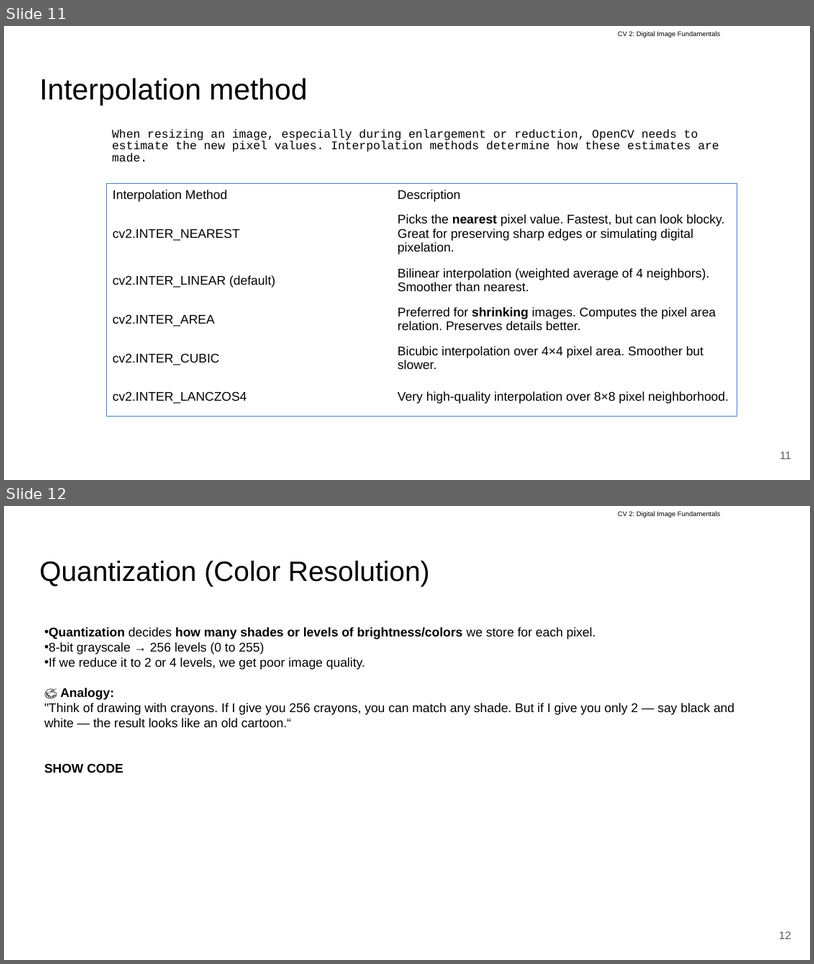
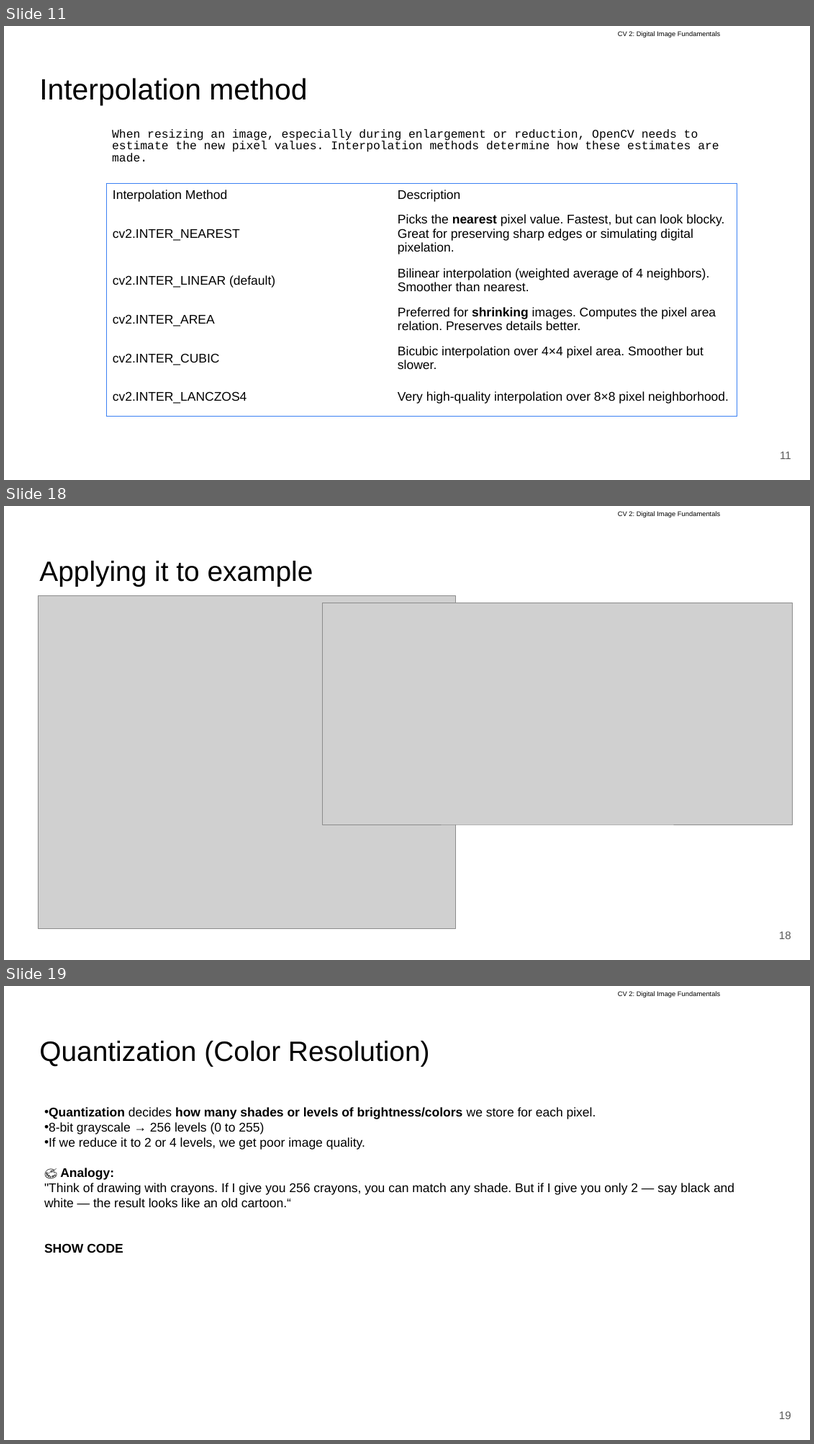
Before and after one commit to RevathiPerumalbits/bitsCV, a slide deck: ComputerVision/Class 02 Image digitization/CV #2 Digital Image, Fundamentals - Aakash.pptx. Shown one above the other, each under a label of ours: slides 11 and 12 before the commit, slides 11, 18 and 19 after it; the slides between them are not shown. The pictures are 814x964 and 814x1444 pixels, drawn with LibreOffice and Linux fonts; fonts in the diff are those of the drawing; grey boxes stand for pictures. Boxes give left, top, right and bottom in pixels: in the first picture for what was removed or moved away, otherwise in the second. Text is boxed around its words. In the diff, an @@ line names an element or a change of style, - is before the commit and + after.

```diff
--- a/ComputerVision/Class 02 Image digitization/CV #2 Digital Image, Fundamentals - Aakash.pptx
+++ b/ComputerVision/Class 02 Image digitization/CV #2 Digital Image, Fundamentals - Aakash.pptx
@@ slide 18 added at [4,506,810,960], background #FFFFFF; not listed: 1 template element that a slide beside it also shows @@
@@ title added at [39,561,314,586], 33.3 pt, text #000000 @@
+Applying it to example
@@ picture added at [38,595,456,928] @@
@@ picture added at [322,602,793,824] @@
@@ page number added at [779,931,792,939], 13 pt, text #595959 @@
+18
@@ what was slide 12 is now slide 19 @@
@@ page number at [779,1411,792,1419]: text changed @@
-12
+19
```
Also in this commit, not shown: 1 slide changed, 6 other slides added, 2 slides removed.
